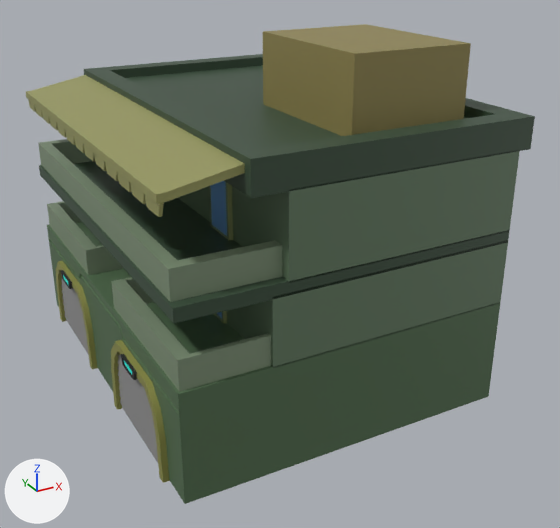
What one commit did to the FBX model Assets/Models/Crossing/Crossing_Buildings/Individual_Buildings/NorthWest_House_03.fbx.
Both versions are drawn from a 50 mm camera at (-1.064, 0.409, 0.292) aimed at (-0.824, 0.846, 0.073). The lights are fixed; the arrows at lower left show +X, +Y and +Z. Where no turn or scale is listed for an object, it has been applied to the vertices.

The first picture shows 'NorthWest_House_03'.
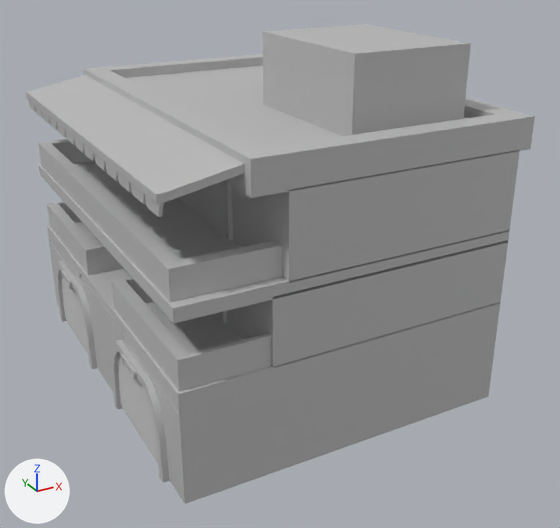
Where the change shows, as pixel boxes (x1, y1, x2, y2) in the pictures (560 x 528 px):
```json
{"part": 1, "of": "me_mesh", "change": "recoloured", "before": [26, 24, 535, 504], "after": [26, 24, 535, 504]}
{"part": 2, "of": "me_mesh", "change": "recoloured", "before": [63, 275, 132, 374], "after": [63, 275, 132, 374]}
```

Edits to the scene script, one JSON object a line:
```json
{"op": "add", "block": "mat_environment_02", "code": ["mat_environment_02 = principled_material('Environment_02')", "mat_environment_02.base_color = (0.5, 0.5, 0.5)  # grey #bcbcbc"]}
{"block": "me_mesh", "where": "me_mesh.from_pydata(...)  # 687 vertices, 498 faces; spans x -0.117..0.117, y -0.143..0.143, z -0.115..0.115"}
{"block": "me_mesh", "where": "# used by ob_northwest_house_03; location = (-0.8357, 0.8728, 0.114)"}
{"block": "me_mesh", "change": "me_mesh part 1: all 489 faces that had it switch from mat_flatcolorbase4 (picture img_plaza_05_diffuse_jpg) to mat_environment_02 (grey #bcbcbc)"}
{"block": "me_mesh", "change": "me_mesh part 2: all 9 faces that had it switch from mat_light_illuminate4 (picture img_lights_jpg) to mat_environment_02 (grey #bcbcbc)"}
```
